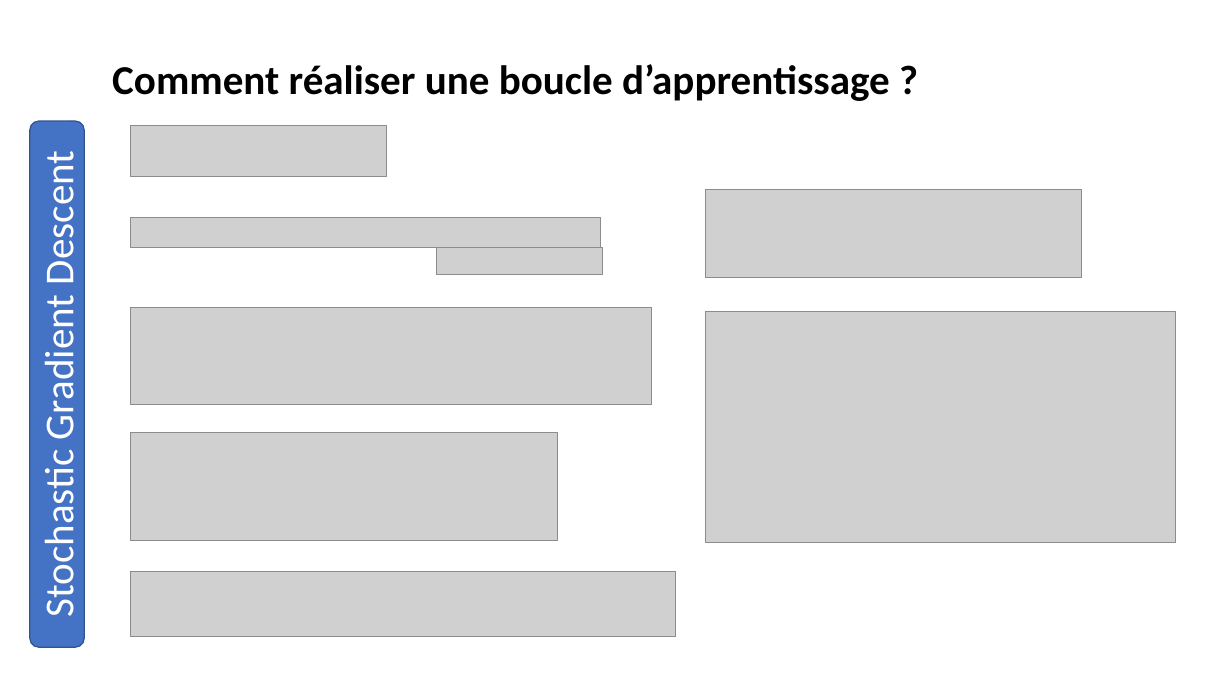
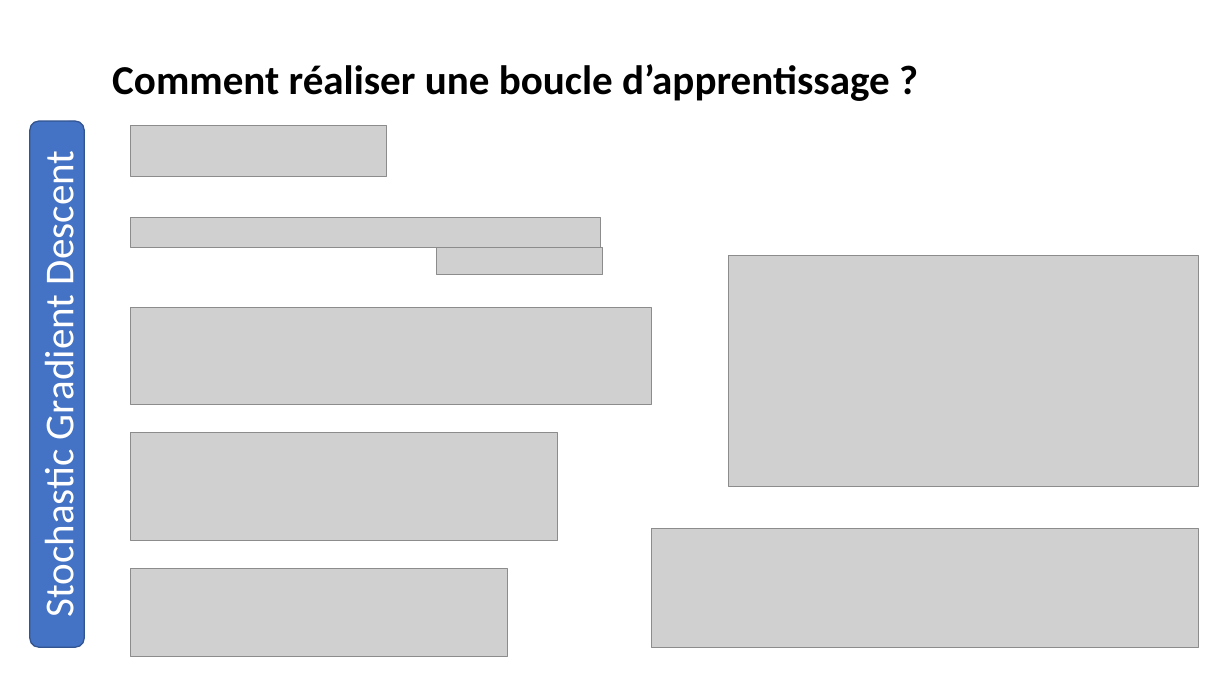
Before and after one commit to laurentprudhon/cours-deeplearning-2020, a slide deck: slide 10 of slides/03_04_mnist_basics.pptx. Drawn at 1232x693 pixels with LibreOffice and Linux fonts; fonts in the diff are those of the drawing; grey boxes stand for pictures. Boxes give left, top, right and bottom in pixels: in the first picture for what was removed or moved away, otherwise in the second. Text is boxed around its words. In the diff, an @@ line names an element or a change of style, - is before the commit and + after.

```diff
--- a/slides/03_04_mnist_basics.pptx
+++ b/slides/03_04_mnist_basics.pptx
@@ picture: place and size @@
-picture at bbox=[705, 311, 1175, 543]
+picture at bbox=[728, 256, 1198, 487]
@@ picture added at bbox=[652, 529, 1199, 647] @@
@@ picture: place and size @@
-picture at bbox=[705, 189, 1081, 278]
+picture at bbox=[130, 568, 506, 657]
@@ picture removed at bbox=[130, 571, 676, 637] @@
```
Also in this commit, not shown: 3 other slides changed, 2 other files.
